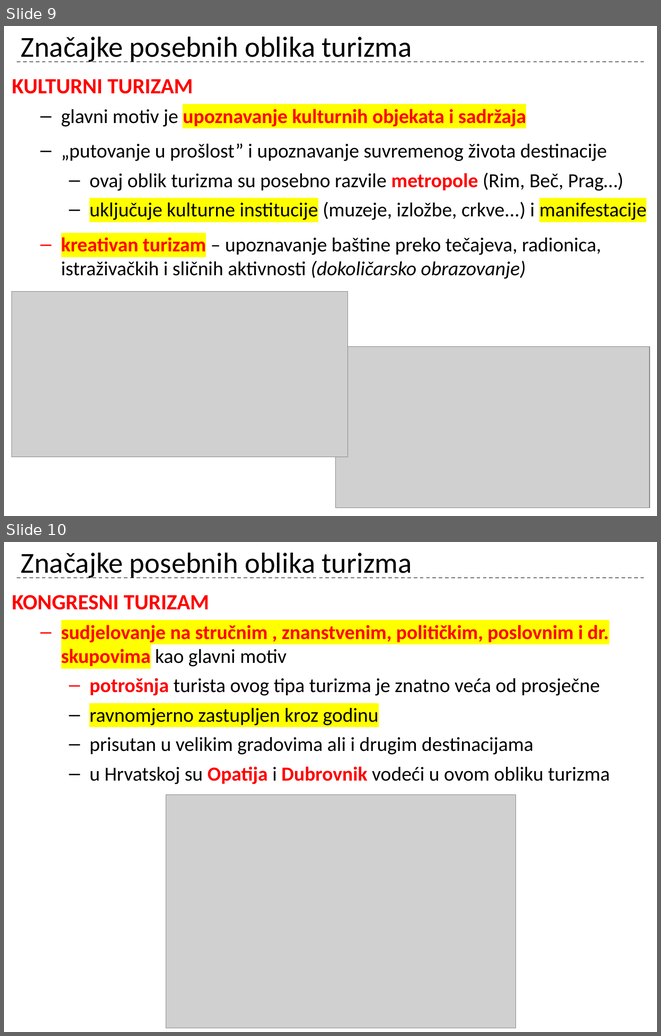
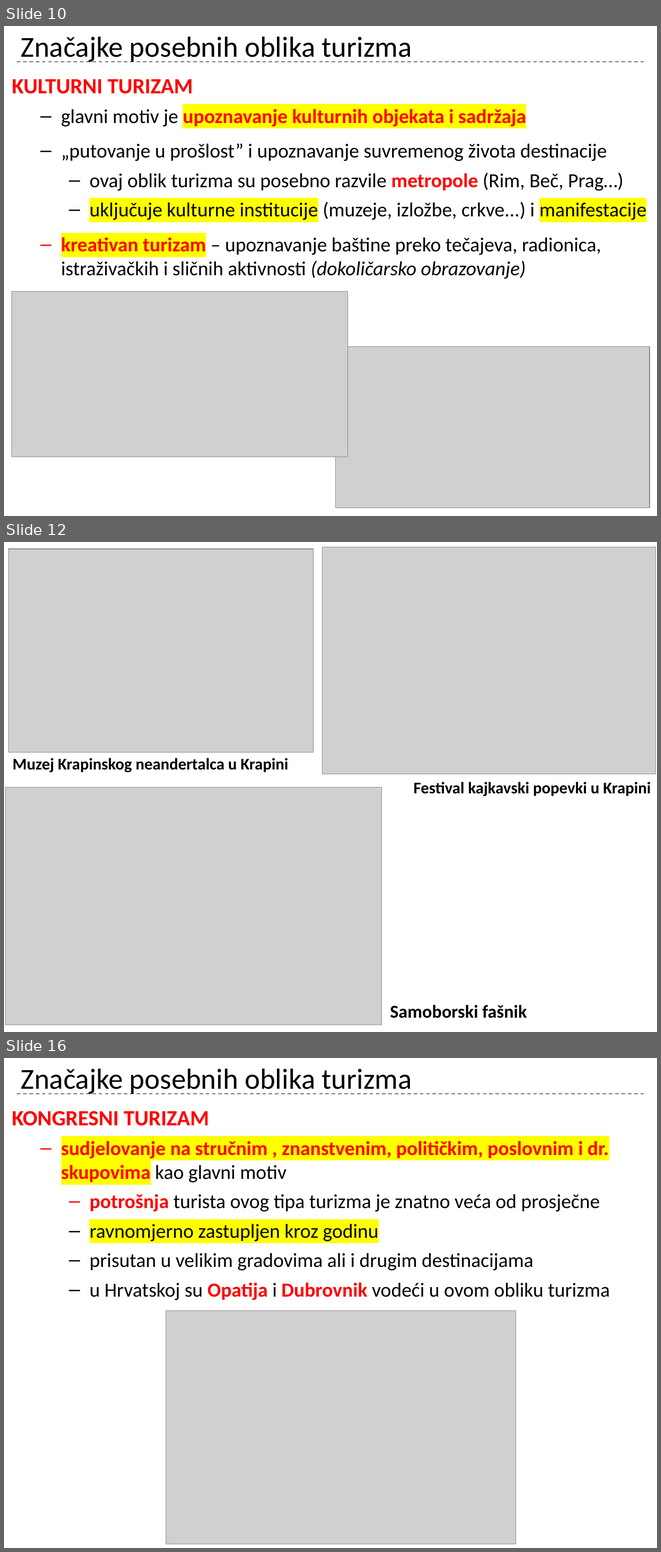
Before and after one commit to cornx/print, a slide deck: data/osnove_turizma/005_Oblici_i_vrste_turizma.pptx. Shown one above the other, each under a label of ours: slides 9 and 10 before the commit, slides 10, 12 and 16 after it; the slides between them are not shown. The pictures are 661x1036 and 661x1552 pixels, drawn with LibreOffice and Linux fonts; fonts in the diff are those of the drawing; grey boxes stand for pictures. Boxes give left, top, right and bottom in pixels: in the first picture for what was removed or moved away, otherwise in the second. Text is boxed around its words. In the diff, an @@ line names an element or a change of style, - is before the commit and + after.

```diff
--- a/data/osnove_turizma/005_Oblici_i_vrste_turizma.pptx
+++ b/data/osnove_turizma/005_Oblici_i_vrste_turizma.pptx
@@ slide 12 added at <box>4,542,657,1032</box>, background #FFFFFF @@
@@ picture added at <box>9,549,314,752</box> @@
@@ picture added at <box>322,547,655,775</box> @@
@@ text added at <box>12,758,288,773</box>, 18 pt, text #000000, bold @@
+Muzej Krapinskog neandertalca u Krapini
@@ picture added at <box>5,787,381,1024</box> @@
@@ text added at <box>414,782,651,796</box>, 18 pt, text #000000, bold @@
+Festival kajkavski popevki u Krapini
@@ text added at <box>390,1005,527,1018</box>, 20 pt, text #000000, bold @@
+Samoborski fašnik
@@ what was slide 9 is now slide 10 @@
@@ what was slide 10 is now slide 16 @@
```
Also in this commit, not shown: 7 other slides added.
